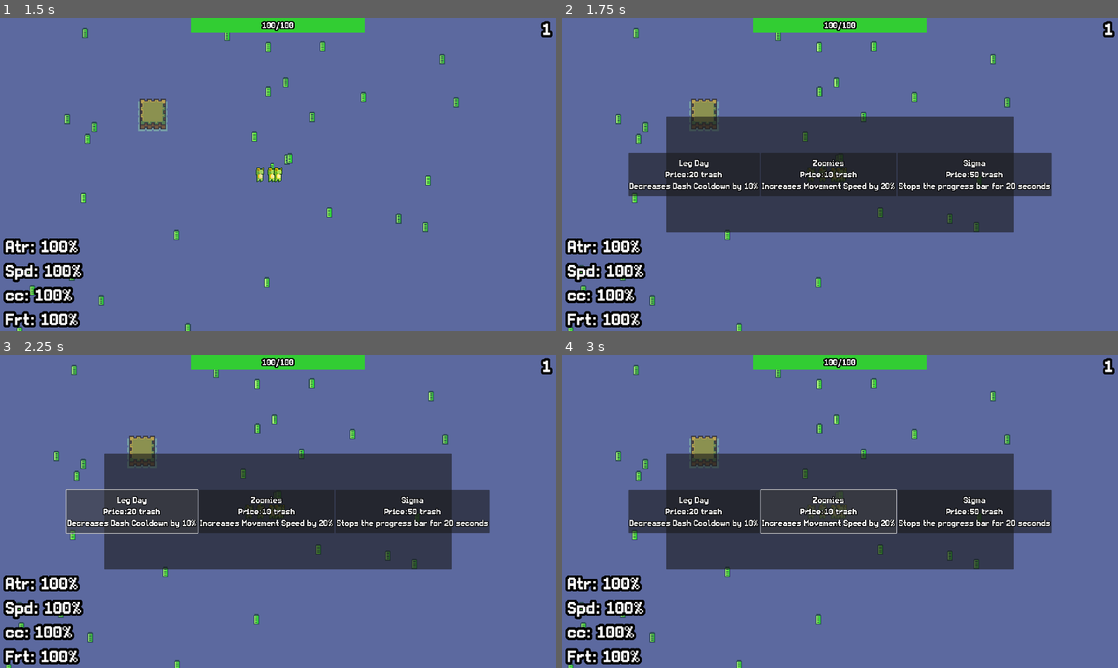
Above: before the commit, frames 1-4 (two rows, left to right).
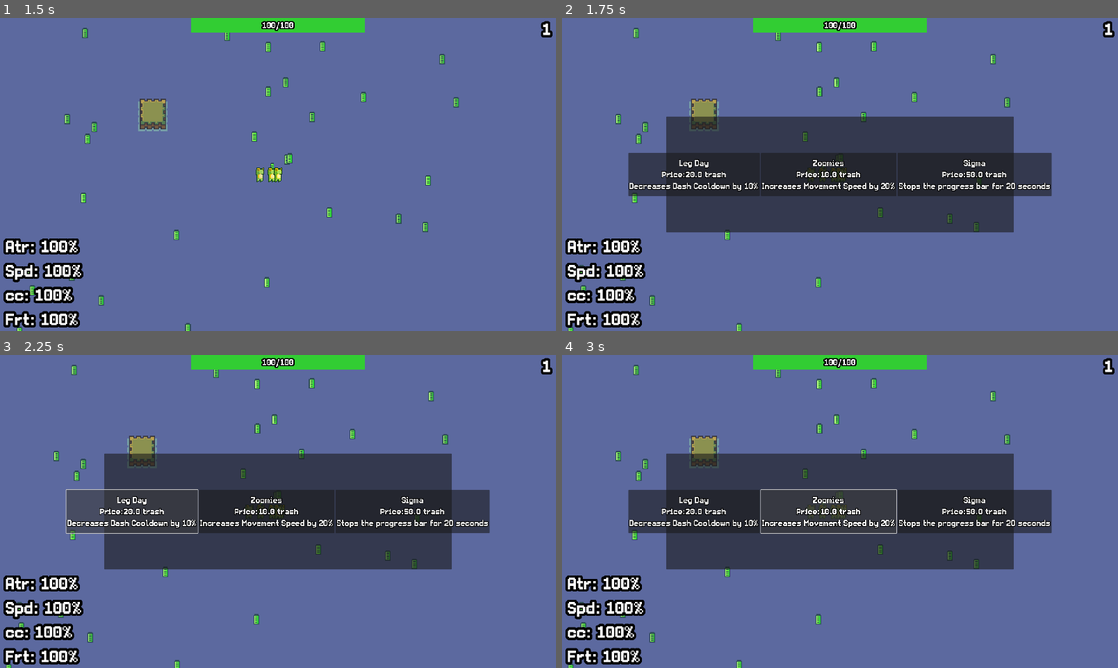
Above: after the commit, the same moments.

Repository: Snabes06/seakeeper
Game: Godot game, scene res://Scenes/StartMenu.tscn
Same seed, same stepped clock (60 frames per second), same inputs: the game is played once before the commit and once after it.
Inputs:
- Up to frame 1 (1.5 s): click "Start" at 0.5 s; hold D (move_right) from 1.28 s (still down); tap Shift (dash) at 1.35 s
- Up to frame 2 (1.75 s): keep holding D (move_right); tap I (open_shop) at 1.52 s
- Up to frame 3 (2.25 s): release D (move_right) at 2 s; click "Leg Day Price:20 trash Decrea…" (after the commit: "Leg Day Price:20.0 trash Decr…") at 2 s
- Up to frame 4 (3 s): click "Zoomies Price:10 trash Increa…" (after the commit: "Zoomies Price:10.0 trash Incr…") at 2.75 s

Frame 1 is identical in both runs. In frame 2, 0.5% of the frame differs, in the area x 17-80%, y 48-52%; in frame 3, 0.5%; in frame 4, 0.5%.

Commit message:
cost multiplier

Diff:
--- a/Scripts/hud.gd
+++ b/Scripts/hud.gd
@@ -25,6 +25,8 @@
 @onready var frt_multi = $Multipliers/VBoxContainer/Bountiful
 @onready var current_hp = $GameHealth/Hp
 
+var cost_multi = 1
+
 #Runs every frame.
 #Updates everything HUD related and controlls the progress of the game.
 #Also ends the game.
@@ -43,6 +45,10 @@
 func _damage_curve() -> int:
 	var damage = pow(damage_x, 2)
 	return damage
+
+func _cost_multi() -> int:
+	cost_multi += 0.05
+	return cost_multi
 
 #Updates the text on the hp label over the progressbar on the hud
 func _update_current_hp() -> void:
@@ -106,19 +112,22 @@
 			addstats.emit("Bountiful", shop.upgrade_stats.values()[index])
 
 func _on_upgrade_1_pressed() -> void:
-	if amount.text.to_int() >= shop.upgrades.values()[shop.rand1]:
-		upgrade.emit(shop.upgrades.values()[shop.rand1])
+	if amount.text.to_int() >= shop.upgrades.values()[shop.rand1] * cost_multi:
+		_cost_multi()
+		upgrade.emit(shop.upgrades.values()[shop.rand1] * cost_multi)
 		_update_multipliers(shop.rand1)
-		shop._randomize_shop()
+		shop._randomize_shop(cost_multi)
 
 func _on_upgrade_2_pressed() -> void:
-	if amount.text.to_int() >= shop.upgrades.values()[shop.rand2]:
-		upgrade.emit(shop.upgrades.values()[shop.rand2])
+	if amount.text.to_int() >= shop.upgrades.values()[shop.rand2] * cost_multi:
+		_cost_multi()
+		upgrade.emit(shop.upgrades.values()[shop.rand2] * cost_multi)
 		_update_multipliers(shop.rand2)
-		shop._randomize_shop()
+		shop._randomize_shop(cost_multi)
 
 func _on_upgrade_3_pressed() -> void:
-	if amount.text.to_int() >= shop.upgrades.values()[shop.rand3]:
-		upgrade.emit(shop.upgrades.values()[shop.rand3])
+	if amount.text.to_int() >= shop.upgrades.values()[shop.rand3] * cost_multi:
+		_cost_multi()
+		upgrade.emit(shop.upgrades.values()[shop.rand3] * cost_multi)
 		_update_multipliers(shop.rand3)
-		shop._randomize_shop()
+		shop._randomize_shop(cost_multi)
--- a/Scripts/shop.gd
+++ b/Scripts/shop.gd
@@ -21,20 +21,20 @@
 # Called when the node enters the scene tree for the first time.
 func _ready() -> void:
 	randomize()
-	_randomize_shop()
+	_randomize_shop(1)
 
 
 # Called every frame. 'delta' is the elapsed time since the previous frame.
 func _process(delta: float) -> void:
 	_open_shop()
 
-func _randomize_shop() -> void:
+func _randomize_shop(cost_multi: float) -> void:
 	rand1 = randi_range(0, upgrades.size() - 1)
-	up1.text = str(upgrades.keys()[rand1]) + "\n" + "Price:" + str(upgrades.values()[rand1]) + " trash\n" + upgrade_stats.keys()[rand1]
+	up1.text = str(upgrades.keys()[rand1]) + "\n" + "Price:" + str(upgrades.values()[rand1] * cost_multi) + " trash\n" + upgrade_stats.keys()[rand1]
 	rand2 = randi_range(0, upgrades.size() - 1)
-	up2.text = str(upgrades.keys()[rand2]) + "\n" + "Price:" + str(upgrades.values()[rand2]) + " trash\n" + upgrade_stats.keys()[rand2]
+	up2.text = str(upgrades.keys()[rand2]) + "\n" + "Price:" + str(upgrades.values()[rand2] * cost_multi) + " trash\n" + upgrade_stats.keys()[rand2]
 	rand3 = randi_range(0, upgrades.size() - 1)
-	up3.text = str(upgrades.keys()[rand3]) + "\n" + "Price:" + str(upgrades.values()[rand3]) + " trash\n" + upgrade_stats.keys()[rand3]
+	up3.text = str(upgrades.keys()[rand3]) + "\n" + "Price:" + str(upgrades.values()[rand3] * cost_multi) + " trash\n" + upgrade_stats.keys()[rand3]
 
 
 func _open_shop() -> void:
